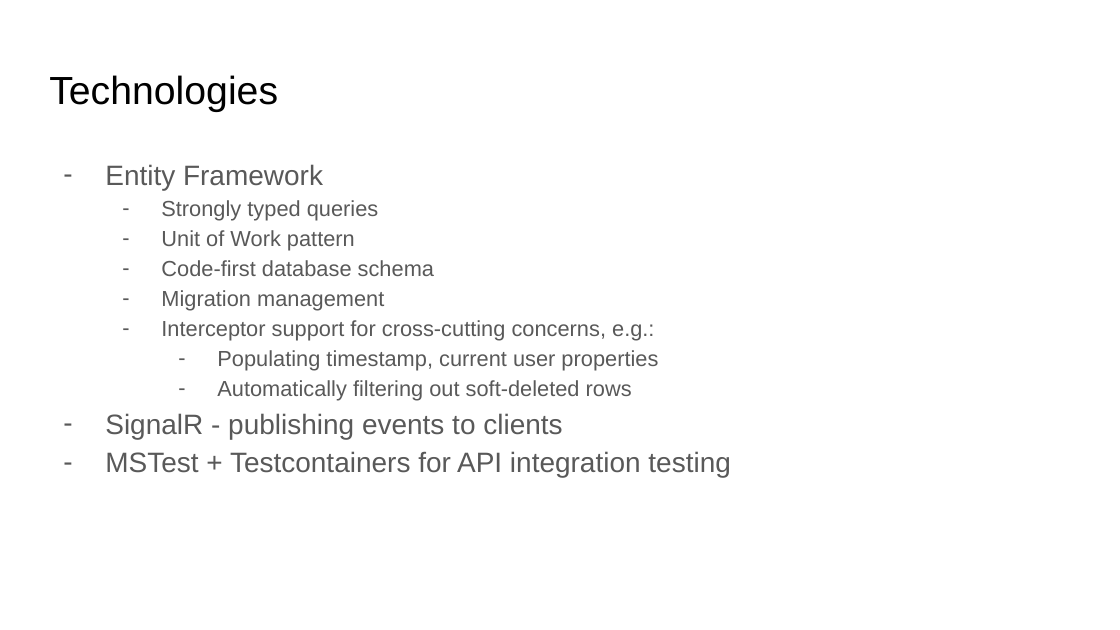
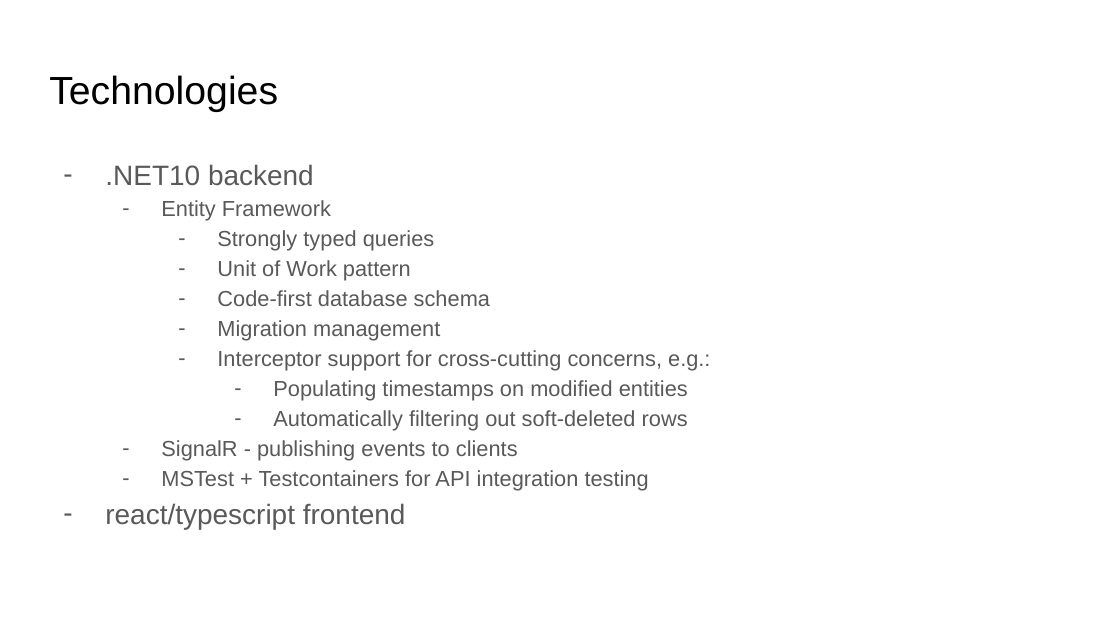
Before and after one commit to lusin-throwaway/RedYellowGreen, a slide deck: slide 7 of slides.pptx (slide 6 before the commit). Drawn at 1120x630 pixels with LibreOffice and Linux fonts; fonts in the diff are those of the drawing. Boxes give left, top, right and bottom in pixels: in the first picture for what was removed or moved away, otherwise in the second. Text is boxed around its words. In the diff, an @@ line names an element or a change of style, - is before the commit and + after.

```diff
--- a/slides.pptx
+++ b/slides.pptx
@@ text at (105, 164, 314, 186): paragraph added @@
+– .NET10 backend
@@ text at (161, 200, 710, 491): size 18 to 14 pt in "Entity Framework", "SignalR - publishing events to clients", "MSTest + Testcontainers for API integration testing"; list level 1 to 2 in "Entity Framework"; list level 2 to 3 in "Strongly typed queries"; list level 2 to 3 in "Unit of Work pattern"; list level 2 to 3 in "Code-first database schema"; list level 2 to 3 in "Migration management"; list level 2 to 3 in "Interceptor support for cross-cutting concerns, ..."; list level 3 to 4 in "Automatically filtering out soft-deleted rows"; list level 1 to 2 in "SignalR - publishing events to ..."; list level 1 to 2 in "MSTest + Testcontainers for API ..." @@
@@ text at (273, 380, 688, 401): text changed @@
-    – Populating timestamp, current user properties
+      – Populating timestamps on modified entities
@@ text at (105, 503, 406, 529): paragraph added @@
+– react/typescript frontend
```
Also in this commit, not shown: 7 other slides changed, 3 slides added.
